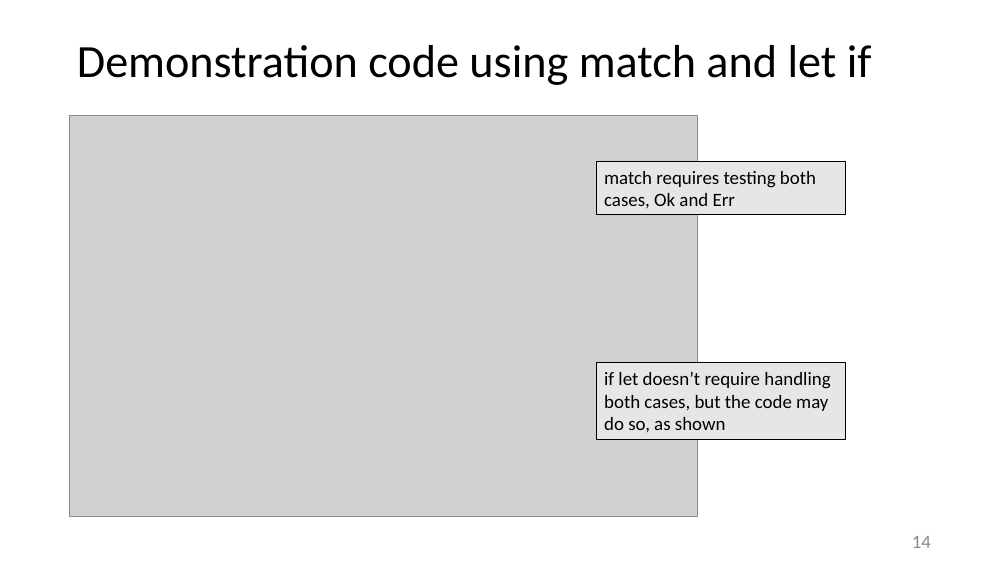
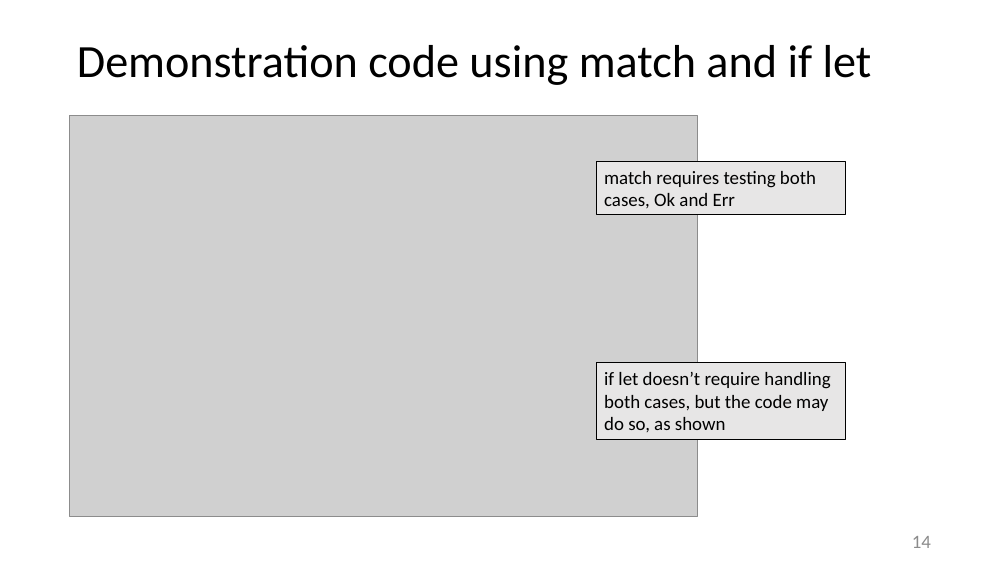
Before and after one commit to JimFawcett/JimFawcett.github.io, a slide deck: slide 14 of Resources/RustErrorHandling.pptx. Drawn at 1008x567 pixels with LibreOffice and Linux fonts; fonts in the diff are those of the drawing; grey boxes stand for pictures. Boxes give left, top, right and bottom in pixels: in the first picture for what was removed or moved away, otherwise in the second. Text is boxed around its words. In the diff, an @@ line names an element or a change of style, - is before the commit and + after.

```diff
--- a/Resources/RustErrorHandling.pptx
+++ b/Resources/RustErrorHandling.pptx
@@ title at (77, 45, 872, 85): text changed @@
-Demonstration code using match and let if
+Demonstration code using match and if let
```
Also in this commit, not shown: 5 other slides changed, 1 other file.
